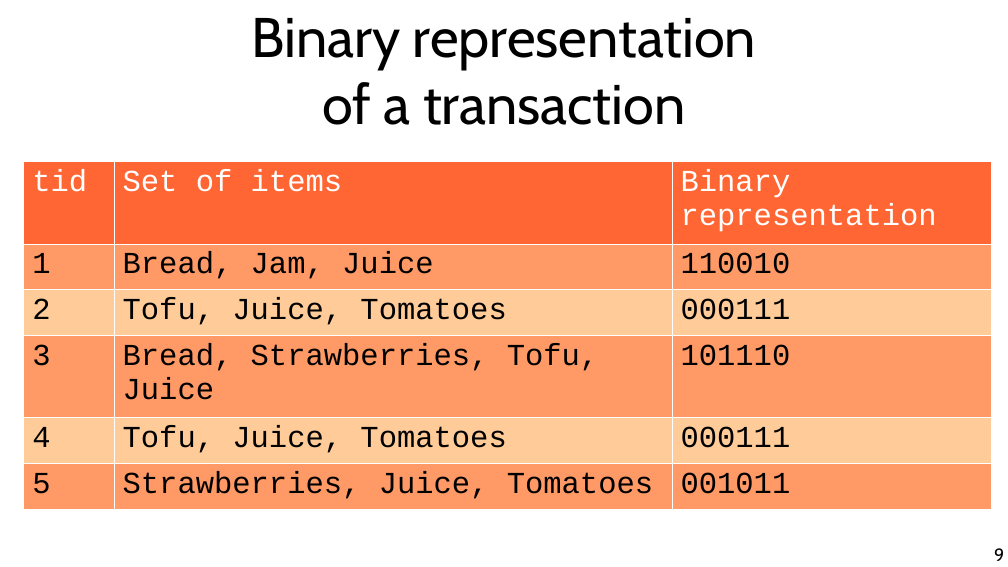
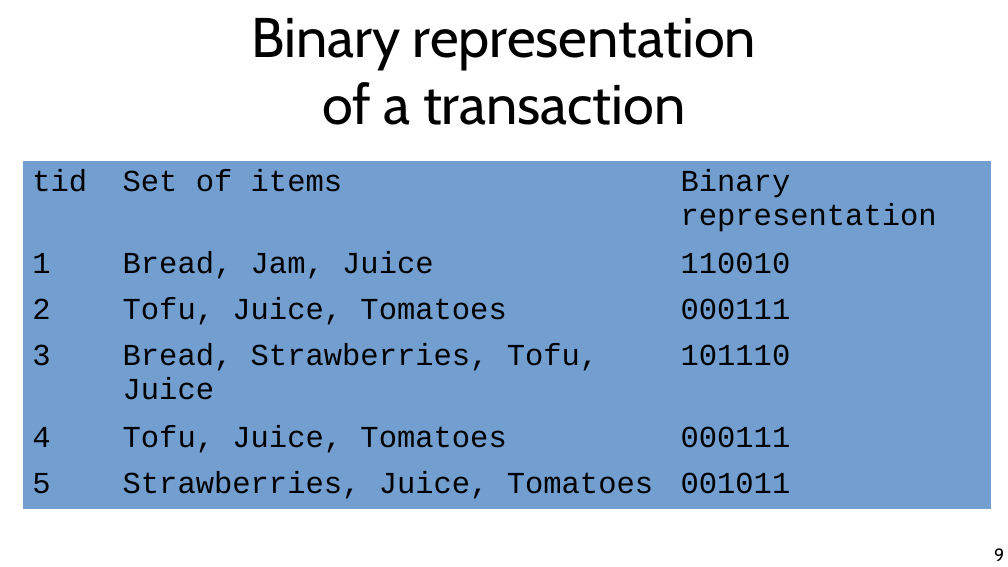
Before and after one commit to marco-calautti/data-mining-course, a slide deck: slide 9 of theory/tt05_itemsets.odp. Drawn at 1008x567 pixels with LibreOffice and Linux fonts; fonts in the diff are those of the drawing. Boxes give left, top, right and bottom in pixels: in the first picture for what was removed or moved away, otherwise in the second. Text is boxed around its words. In the diff, an @@ line names an element or a change of style, - is before the commit and + after.

Commit message:
Done with itemsets

```diff
--- a/theory/tt05_itemsets.odp
+++ b/theory/tt05_itemsets.odp
@@ table at (x1=23, y1=161, x2=992, y2=503) @@
@@ fill #FF6633 to #729FCF in row 1 @@
@@ fill #FF9966 to #729FCF in 9 cells @@
@@ fill #FFCC99 to #729FCF in 6 cells @@
@@ text colour #FFFFFF to #000000 in "tid", "Set of items", "Binary representation" @@
@@ borders changed @@
```
Also in this commit, not shown: 20 other slides changed, 3 slides added.
